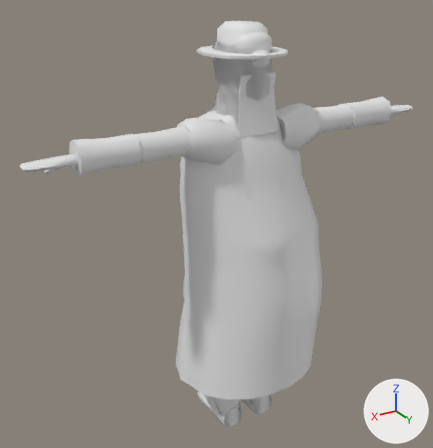
Before and after pictures for a commit that changed the Blender file art/models/characters/human_f.blend.
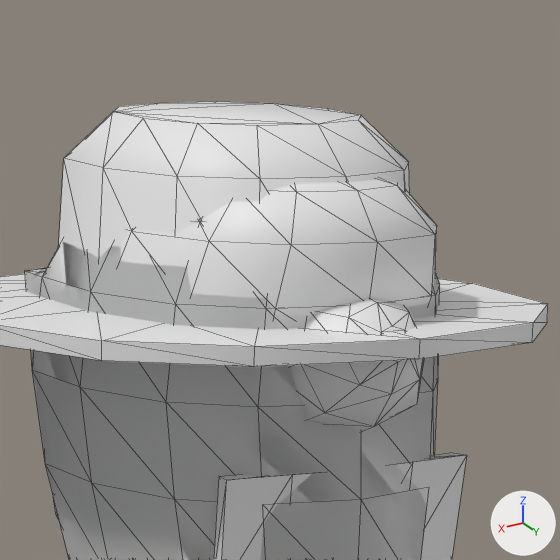
Each version appears first whole from a 50 mm camera at (1.212, 1.842, 1.861) aimed at (0.089, -0.029, 0.925), and next in a close-up on the part from 48% to 67% of the width and 1% to 20% of the height. Arrows for +X, +Y and +Z are at lower right; the lights stay in place. The first two pictures are the older version. The close-ups show mesh edges as thin lines.

Names of what the first close-up shows: 'Cap_Soft', 'Hair_Bound', 'Hair_Long', 'Hat_Brimmed', 'Worn_Hood'.
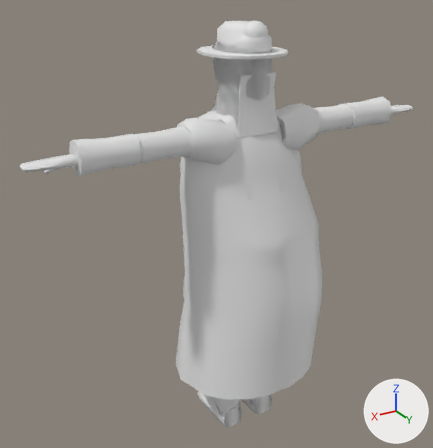
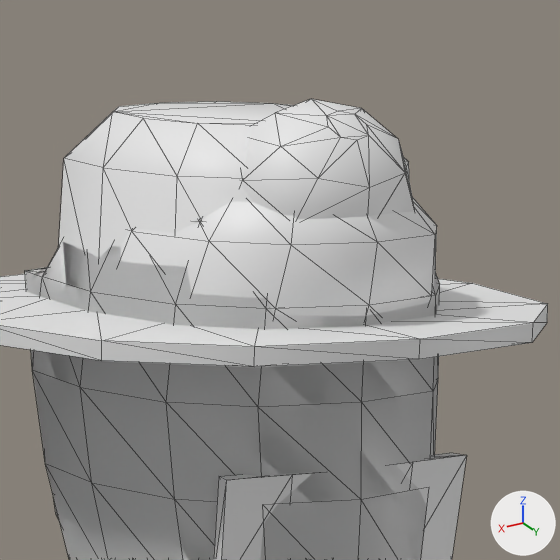
Pixel boxes (x1, y1, x2, y2) of what changed, in the close-ups (560 x 560 px):
'Hair_Bun', added: after (241, 99, 415, 219)
'Hair_Bound', reshaped (not visible afterwards): before (290, 298, 424, 431)

What changed in the scene script:
```text
Change me_hair_001:
    used by ob_hair_bound; location = (0.0, 0.0, 0.0)
    remove me_hair_001.from_pydata(...)  # 148 vertices, 240 faces; spans x -0.078..0.078, y -0.096..0.147, z 1.446..1.65
    add me_hair_001.from_pydata(...)  # 100 vertices, 164 faces; spans x -0.078..0.078, y -0.096..0.11, z 1.446..1.65
    me_hair_001 part 1: the loose piece of 40 vertices spanning x -0.038..0.038, y 0.069..0.147, z 1.534..1.606 is deleted
    other edits to the shape of me_hair_001 do not show in these pictures
Add me_bun:
    me_bun.from_pydata(...)  # 40 vertices, 76 faces; spans x -0.0493..0.0493, y 0.0277..0.1187, z 1.6019..1.6922
    me_bun.materials.append(mat_human)  # white #e7e7e7
Add ob_hair_bun:
    ob_hair_bun = bpy.data.objects.new('Hair_Bun', me_bun)
    ob_hair_bun.location = (0.0, 0.0, 0.0)
```
